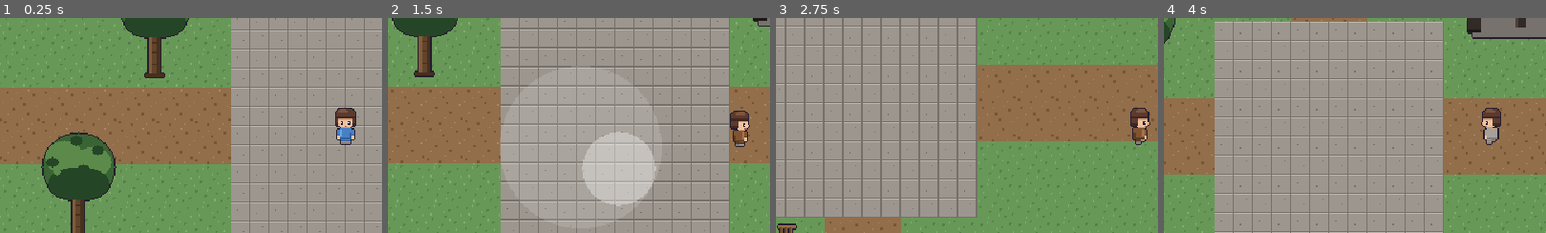
Above: before the commit, frames 1-4 (left to right).
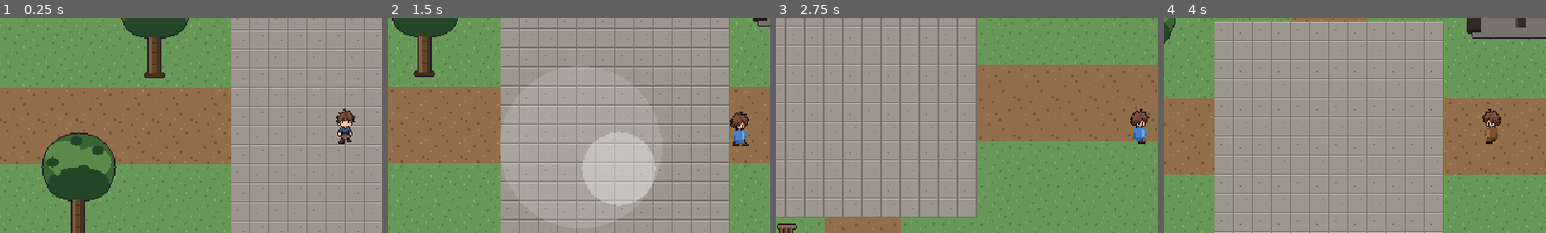
Above: after the commit, the same moments.

Repository: tupencilgon/my-first-rpg
Game: Godot game, scene res://scenes/main.tscn
Two runs of this game, one before a commit and one after it. Both use one fixed random seed, a clock stepped at 60 frames per second and the inputs below.
Inputs (mouse positions are % of the whole screen's width and height, from its top left):
- Up to frame 1 (0.25 s): no input
- Up to frame 2 (1.5 s): tap Enter at 0.5 s; move the mouse to (72, 45) at 0.52 s; hold Right (ui_right) 0.53-1.25 s; tap 1 at 0.6 s; click (72, 45) at 0.67 s; drag from (30, 55) to (45, 70) at 1.27 s
- Up to frame 3 (2.75 s): move the mouse to (60, 28) at 2.02 s; hold Right (ui_right) from 2.03 s (still down); tap 3 at 2.1 s
- Up to frame 4 (4 s): release Right (ui_right) at 2.75 s; drag from (45, 70) to (20, 35) at 2.77 s; move the mouse to (80, 65) at 3.52 s; hold Left (ui_left) from 3.53 s (still down); tap 1 at 3.6 s
The pictures show only the part of the screen within x 5-55%, y 25-75%; the shares and areas given below are measured in that part.

The runs differ from the first frame. In frame 1, 0.8% of the frame differs, in the area x 87-94%, y 41-60%; in frame 2, 0.7%; in frame 3, 0.7%; in frame 4, 0.7%.

Commit message:
Gan sprite Kael do AI ve vao nhan vat that
Bo art kael_v01/kael_v02 va anh concept do nguoi dung them vao (commit truoc
da vo tinh gom chung theo git add -A ma chua xem).

Da kiem tra bang tools/check_asset.py: ca hai sheet walk dat moi tieu chi -
128x128, dung do phan giai goc (khong phai anh phong to), khong vien ban
trong suot, 20-23 mau, nen trong suot. Art dung duoc that.

Thay doi:
- player.tscn: lop Body doi sang kael_v02/kael_walk_v02.png
- player.gd: _outfit_index mac dinh 0 (khong mac gi) vi sprite nay DA mac san
  quan ao - chong lop Outfit len tren se sai. Giu BODY_PLACEHOLDER de doi
  chieu khi tach lop sau nay.

Da kiem chung trong Godot: hang pixel thap nhat cua frame 0 nam o y=30/32,
tuc chan o local y=-2 - gan nhu dung goc toa do, nen khop luon voi Y-sort va
va cham, khong phai chinh gi. Chup du 4 huong, huong dung va chu ky buoc deu
dung.

Luu y ghi vao CLAUDE.md: he thong phan lop van con nguyen nhung tam thoi
khong dung. Khi lam ban co trang bi doi duoc thi phai tach sprite nay thanh
Body + Outfit rieng.

Co-Authored-By: Claude Opus 5 <noreply@anthropic.com>

Diff:
--- a/scenes/player.tscn
+++ b/scenes/player.tscn
@@ -11,7 +11,7 @@
 [gd_scene load_steps=7 format=3]
 
 [ext_resource type="Script" path="res://scripts/player.gd" id="1_player"]
-[ext_resource type="Texture2D" path="res://assets/sprites/body_male.png" id="2_body"]
+[ext_resource type="Texture2D" path="res://assets/sprites/kael_v02/kael_walk_v02.png" id="2_body"]
 [ext_resource type="Texture2D" path="res://assets/sprites/outfit_cloth.png" id="3_outfit"]
 [ext_resource type="Texture2D" path="res://assets/sprites/helmet_iron.png" id="4_helmet"]
 [ext_resource type="Texture2D" path="res://assets/sprites/weapon_sword.png" id="5_weapon"]
--- a/scripts/player.gd
+++ b/scripts/player.gd
@@ -33,7 +33,16 @@
 # Chuoi rong "" nghia la khong mac gi (lop do se bi an di).
 # Day chi la ban tam de thu nghiem. Sau nay se thay bang he thong tui do
 # doc du lieu tu file Resource (.tres), khong viet cung trong code nhu the nay.
-const BODY := "res://assets/sprites/body_male.png"
+## Sprite Kael do AI ve, da mac san quan ao - KHONG chong lop Outfit len tren.
+## Vi vay `_outfit_index` mac dinh la 0 (khong mac gi).
+##
+## He thong phan lop van con nguyen o day. Demo khong co doi trang bi nen chua
+## can den no; khi nao lam ban co chien dau va trang bi doi duoc thi phai tach
+## sprite nay thanh hai lop Body (nguoi tran) va Outfit (quan ao) rieng.
+const BODY := "res://assets/sprites/kael_v02/kael_walk_v02.png"
+
+## Sprite placeholder cu, giu lai de doi chieu khi tach lop.
+const BODY_PLACEHOLDER := "res://assets/sprites/body_male.png"
 const OUTFITS: Array[String] = [
 	"",
 	"res://assets/sprites/outfit_cloth.png",
@@ -52,7 +61,7 @@
 var _anim_time: float = 0.0
 var _joystick: Node = null
 
-var _outfit_index: int = 1
+var _outfit_index: int = 0
 var _helmet_index: int = 0
 var _weapon_index: int = 0
 var _in_combat: bool = false
Not shown, changed: CLAUDE.md
Not shown, added: docs/art/map-source-v01/HUONG-DAN.md
Not shown, added: docs/art/map-source-v01/PROMPTS.md
Not shown, added: docs/art/map-source-v01/XEM-BO-MAP.html
